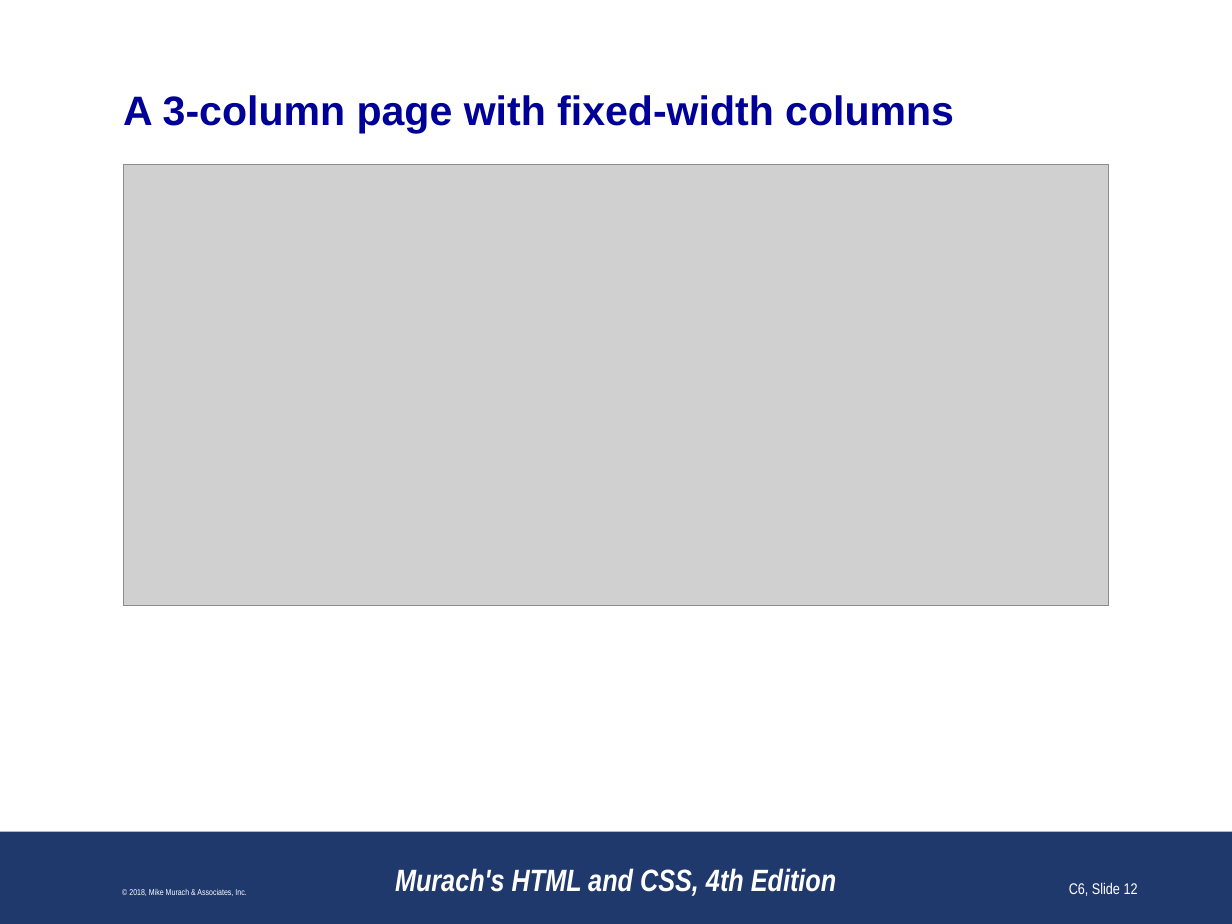
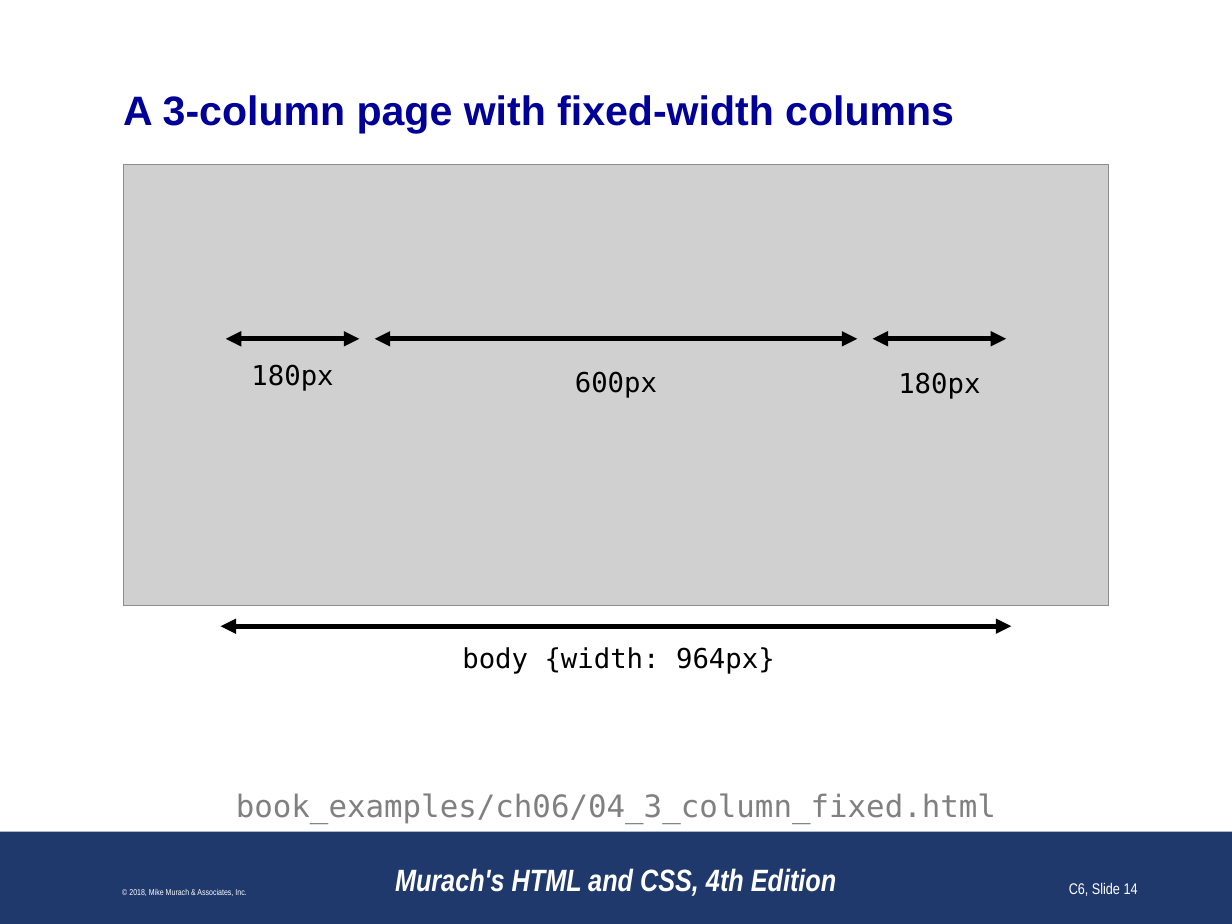
Before and after one commit to paulsmithkc/awd1000_base_lab_and_homework, a slide deck: slide 14 of murach_html_4e/slides/Chapter 6 slides (Revised).pptx (slide 12 before the commit). Drawn at 1232x924 pixels with LibreOffice and Linux fonts; fonts in the diff are those of the drawing; grey boxes stand for pictures; background and template pictures are left out. Boxes give left, top, right and bottom in pixels: in the first picture for what was removed or moved away, otherwise in the second. Text is boxed around its words. In the diff, an @@ line names an element or a change of style, - is before the commit and + after.

```diff
--- a/murach_html_4e/slides/Chapter 6 slides (Revised).pptx
+++ b/murach_html_4e/slides/Chapter 6 slides (Revised).pptx
@@ double arrow added from (225, 339) to (360, 339), #000000 3 pt @@
@@ double arrow added from (375, 339) to (857, 339), #000000 3 pt @@
@@ double arrow added from (872, 339) to (1007, 339), #000000 3 pt @@
@@ text added at bbox=[251, 364, 333, 391], 16 pt, text #000000 @@
+180px
@@ text added at bbox=[575, 371, 657, 398], 16 pt, text #000000 @@
+600px
@@ text added at bbox=[898, 372, 980, 399], 16 pt, text #000000 @@
+180px
@@ double arrow added from (221, 626) to (1011, 626), #000000 3 pt @@
@@ text added at bbox=[462, 647, 775, 674], 16 pt, text #000000 @@
+body {width: 964px}
@@ text added at bbox=[236, 793, 996, 824], 18 pt, text #808080 @@
+book_examples/ch06/04_3_column_fixed.html
@@ page number at bbox=[1069, 883, 1138, 896]: text changed @@
-C6, Slide 12
+C6, Slide 14
```
Also in this commit, not shown: 26 other slides changed, 1 slide added, 3 slides removed.
